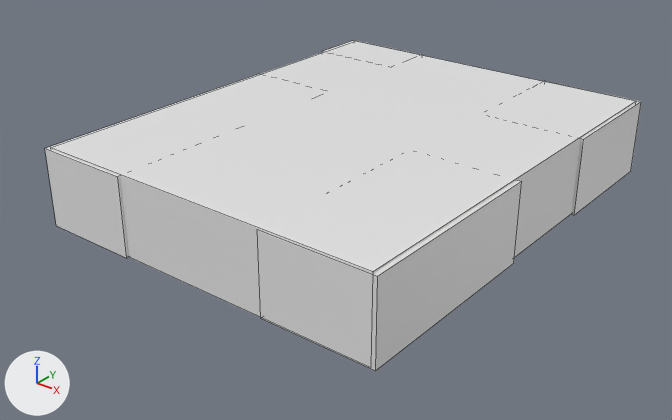
The Blender file Resources/Level/level2.blend as it was, and as the next commit left it.
Rendered twice from a 50 mm camera at (56.1, -82.4, 44.5) aimed at (-1.9, -9.8, -0.4). Arrows for +X, +Y and +Z are at lower left; the lights stay in place. Mesh edges are drawn as thin lines.

Names of what the first picture shows: 'Cube', '立方体.001', '立方体.002', '立方体.003', '立方体.007'.
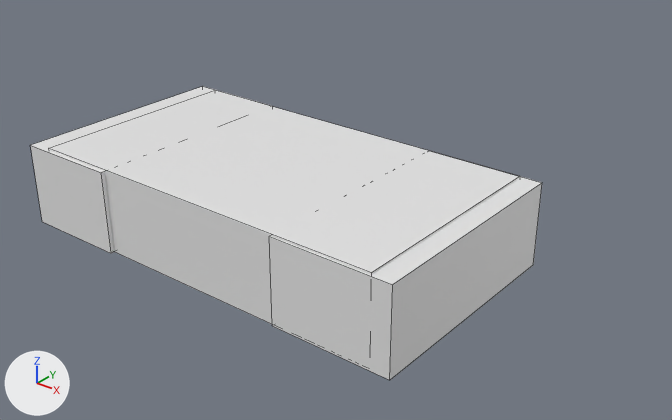
Where the change shows, as pixel boxes (x1, y1, x2, y2) in the pictures (672 x 420 px):
'Cube', moved, rescaled (20% narrower, 15% shorter)
    before: (50, 41, 636, 317)
    after: (49, 90, 520, 324)
'立方体.001', moved, rescaled (6% taller)
    before: (257, 180, 522, 371)
    after: (269, 177, 542, 380)
'立方体.002', moved, rescaled
    before: (45, 74, 259, 258)
    after: (31, 86, 273, 253)
'立方体.003', deleted
    before: (544, 81, 641, 215)
'立方体.007', deleted
    before: (322, 40, 421, 55)

What the commit changed:
Object 'Cube' (ob_cube) moves from (-1.07, -6.47, 4.56) to (-1.07, -20.28, 4.56).
Object 'Cube' (ob_cube) is rescaled from (25.3, 4.46, 20.4) to (11.7, 4.46, 20.4).
Object '立方体.003' (ob_立方体_003) is deleted.
Object '立方体.001' (ob_立方体_001) moves from (13.51, -20.49, 4.46) to (15.15, -20.19, 4.46).
Object '立方体.001' (ob_立方体_001) is rescaled from (11.4, 6.29, 4.39) to (12.0, 6.29, 4.39).
Object '立方体.002' (ob_立方体_002) moves from (-16.32, -16.05, 4.46) to (-18.26, -20.24, 4.46).
Object '立方体.002' (ob_立方体_002) is rescaled from (16.0, 5.68, 4.39) to (12.2, 5.68, 4.39).
Object '立方体.007' (ob_立方体_007) is deleted.
